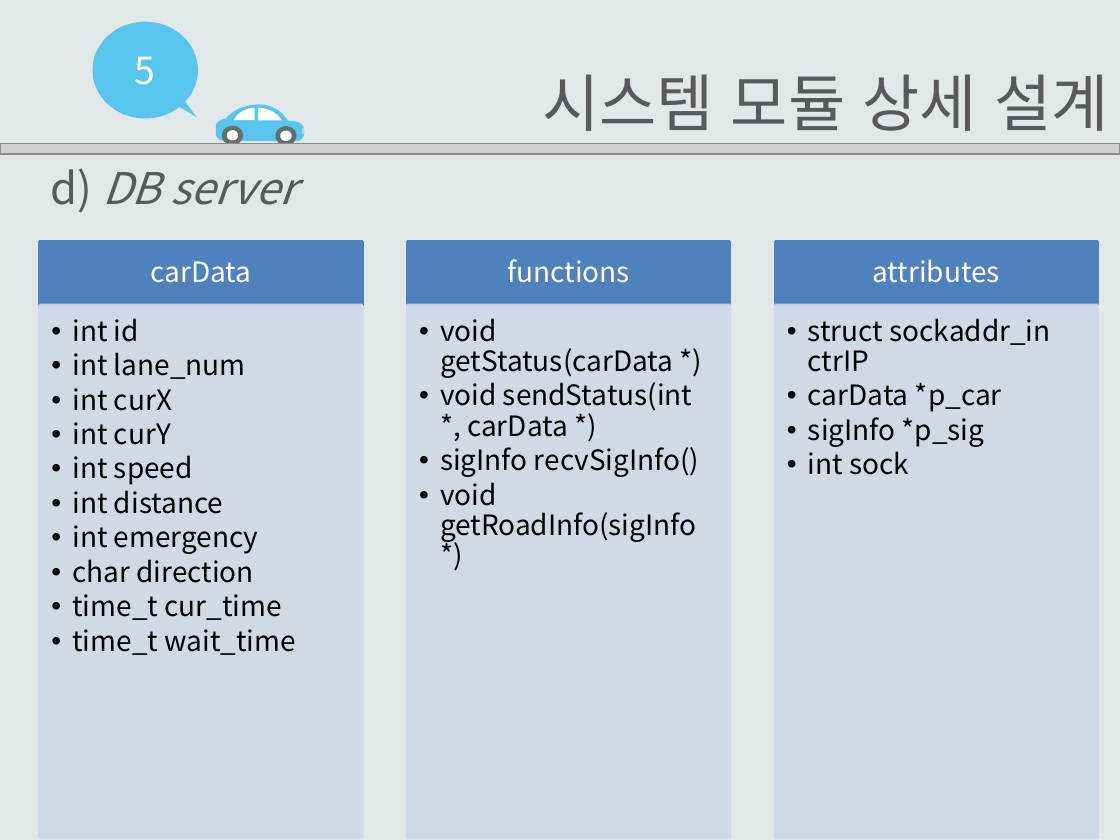
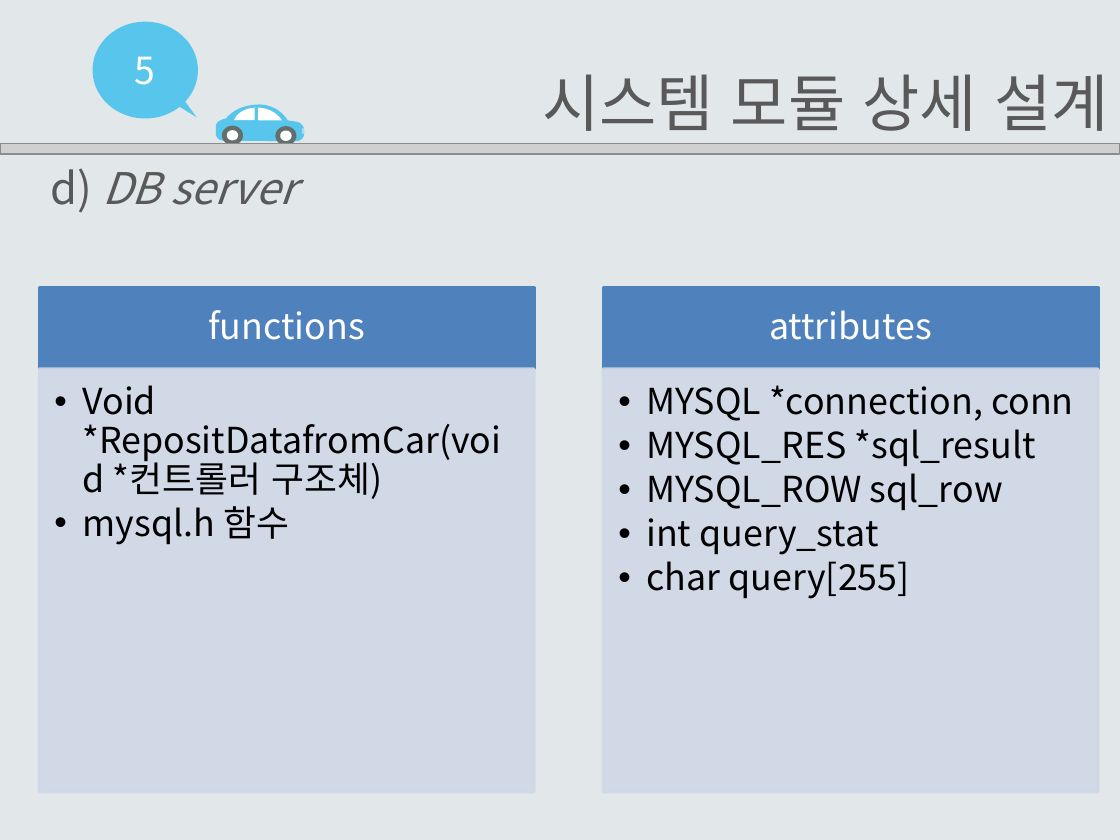
Before and after one commit to EomHeeSang/grad_proj, a slide deck: slide 19 of 발표자료/설계서2-14(엄희상,박주호,김태경).pptx (slide 18 before the commit). Drawn at 1120x840 pixels with LibreOffice and Linux fonts; fonts in the diff are those of the drawing; grey boxes stand for pictures. Boxes give left, top, right and bottom in pixels: in the first picture for what was removed or moved away, otherwise in the second. Text is boxed around its words. In the diff, an @@ line names an element or a change of style, - is before the commit and + after.

```diff
--- a/발표자료/설계서2-14(엄희상,박주호,김태경).pptx
+++ b/발표자료/설계서2-14(엄희상,박주호,김태경).pptx
@@ text "functions" at (208, 310, 365, 340): size 18 to 23 pt; more space between paragraphs @@
@@ text "functions": place and size @@
-text "functions" at (507, 259, 629, 283)
+text "functions" at (208, 310, 365, 340)
@@ rectangle: place and size @@
-rectangle at (39, 242, 362, 306)
+rectangle at (39, 288, 534, 368)
@@ text "attributes": place and size @@
-text "attributes" at (873, 259, 1000, 283)
+text "attributes" at (769, 310, 932, 340)
@@ text "attributes" at (769, 310, 932, 340): size 18 to 23 pt; more space between paragraphs @@
@@ rectangle: place and size @@
-rectangle at (775, 242, 1098, 306)
+rectangle at (604, 288, 1099, 368)
@@ group removed at (72, 242, 1051, 839): 4 texts, 2 rectangles @@
-carData
-  •• int id
-  •• int lane_num
-  •• int curX
-  •• int curY
-  •• int speed
-  •• int distance
-  •• int emergency
-  •• char direction
-  •• time_t cur_time
-  •• time_t wait_time
-  •• void getStatus(carData *)
-  •• void sendStatus(int *, carData *)
-  •• sigInfo recvSigInfo()
-  •• void getRoadInfo(sigInfo *)
-  •• struct sockaddr_in ctrIP
-  •• carData *p_car
-  •• sigInfo *p_sig
-  •• int sock
@@ rectangle: place and size @@
-rectangle at (39, 306, 362, 839)
+rectangle at (39, 368, 534, 792)
@@ text added at (82, 385, 501, 545), 23 pt, text #000000 @@
+  •• Void *RepositDatafromCar(void *컨트롤러 구조체)
+  •• mysql.h 함수
@@ rectangle: place and size @@
-rectangle at (775, 306, 1098, 839)
+rectangle at (604, 368, 1099, 792)
@@ text added at (646, 385, 1074, 599), 23 pt, text #000000 @@
+  •• MYSQL *connection, conn
+  •• MYSQL_RES *sql_result
+  •• MYSQL_ROW sql_row
+  •• int query_stat
+  •• char query[255]
```
Also in this commit, not shown: 10 other slides changed, 2 slides added, 1 slide removed.
